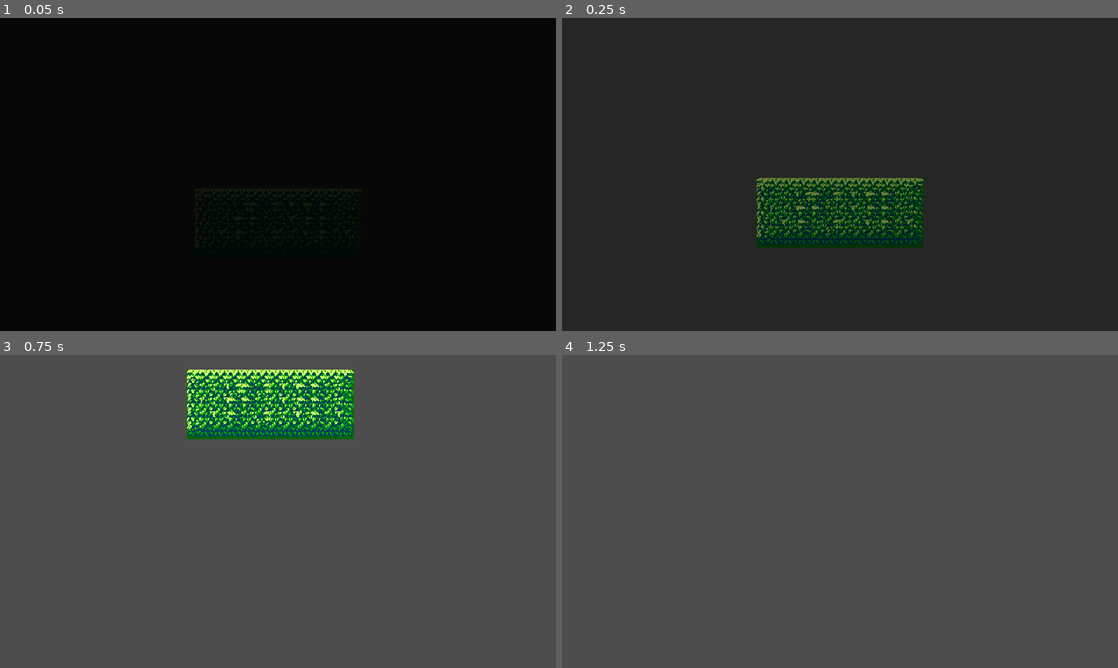
Above: before the commit, frames 1-4 (two rows, left to right).
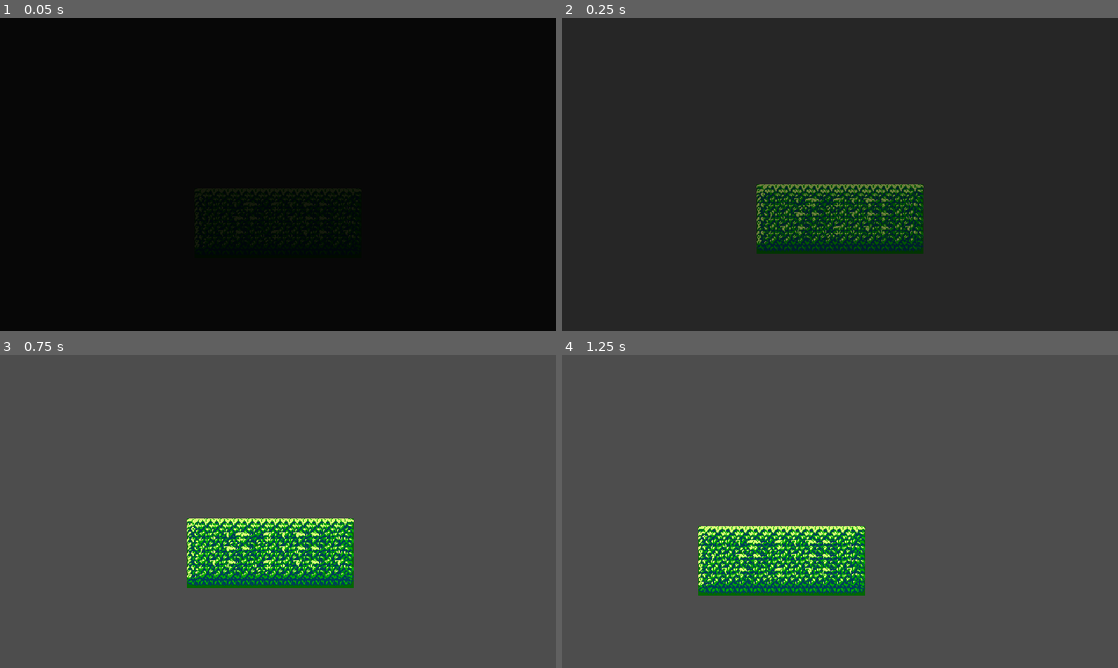
Above: after the commit, the same moments.

Repository: juliohq/action-platformer-joaojcsb
Game: Godot game, scene res://levels/prototype.tscn
Two runs of this game, one before a commit and one after it. Both use one fixed random seed, a clock stepped at 60 frames per second and the inputs below.
Inputs:
- Up to frame 1 (0.05 s): no input
- Up to frame 2 (0.25 s): no input
- Up to frame 3 (0.75 s): hold D (right) from 0.53 s (still down)
- Up to frame 4 (1.25 s): keep holding D (right); tap Space (jump) at 0.77 s

Frame 1 is identical in both runs. In frame 2, 5.0% of the frame differs, in the area x 35-65%, y 51-76%; in frame 3, 13%, in the area x 33-64%, y 4-75%; in frame 4, 6.7%.

Commit message:
Add player collision

Diff:
--- a/characters/platformer/player.tscn
+++ b/characters/platformer/player.tscn
@@ -8,6 +8,9 @@
 [ext_resource type="Script" uid="uid://xybjflk2rhfb" path="res://characters/platformer/states/jump.gd" id="6_238id"]
 [ext_resource type="Script" uid="uid://c2cu7m76a5xgl" path="res://characters/platformer/states/fall.gd" id="7_4vov5"]
 
+[sub_resource type="CircleShape2D" id="CircleShape2D_24ibb"]
+radius = 8.0
+
 [node name="Player" unique_id=2136620420 node_paths=PackedStringArray("sprite") instance=ExtResource("1_dg5ma")]
 collision_layer = 1
 script = ExtResource("2_03c6q")
@@ -16,6 +19,7 @@
 [node name="Sprite" type="Sprite2D" parent="." index="0" unique_id=1046985751]
 
 [node name="Collision" type="CollisionShape2D" parent="." index="1" unique_id=596819665]
+shape = SubResource("CircleShape2D_24ibb")
 
 [node name="Animator" type="AnimationPlayer" parent="." index="2" unique_id=2044165746]
 
